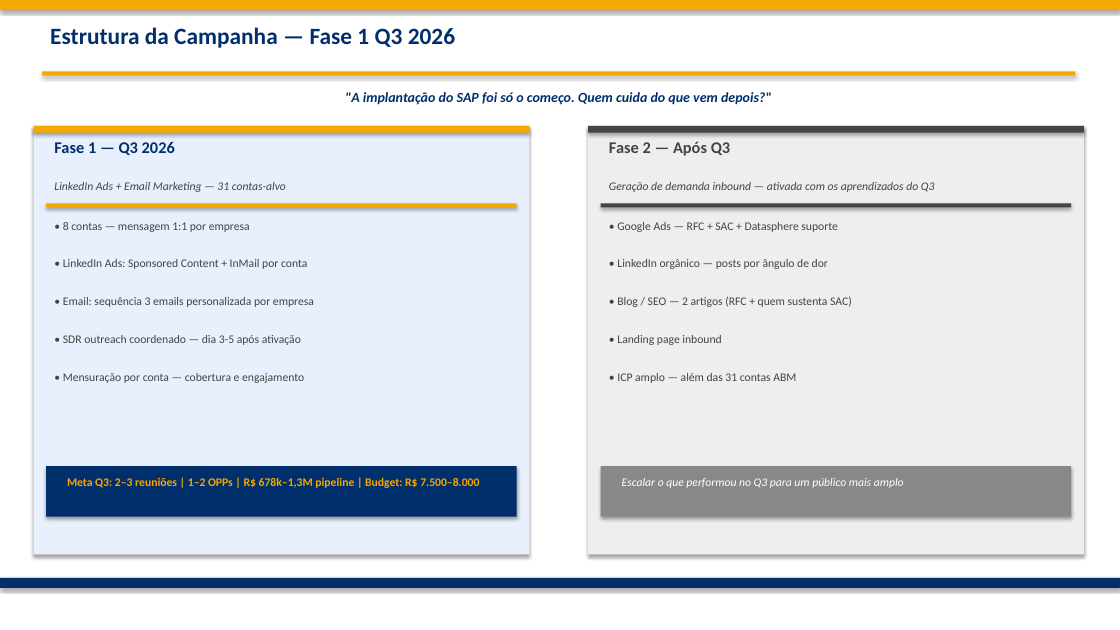
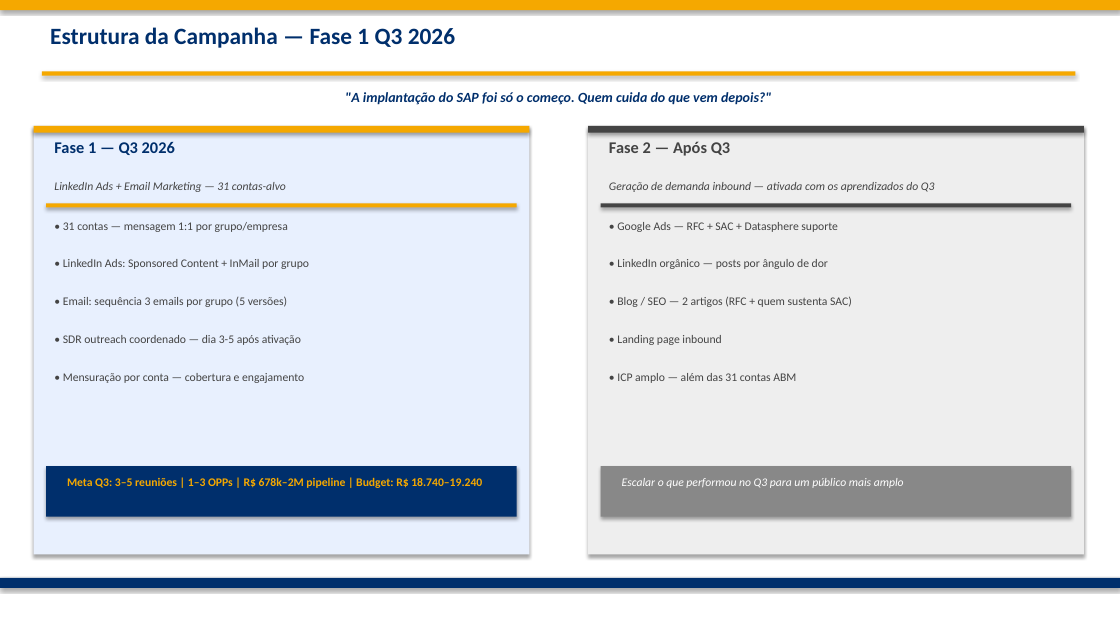
Before and after one commit to frsant96-gif/marketing-agents, a slide deck: slide 2 of marketing/campanhas/fabrica-de-analytics-q3-2026/Fabrica_Analytics_ABM_Q3_2026.pptx. Drawn at 1120x630 pixels with LibreOffice and Linux fonts; fonts in the diff are those of the drawing. Boxes give left, top, right and bottom in pixels: in the first picture for what was removed or moved away, otherwise in the second. Text is boxed around its words. In the diff, an @@ line names an element or a change of style, - is before the commit and + after.

```diff
--- a/marketing/campanhas/fabrica-de-analytics-q3-2026/Fabrica_Analytics_ABM_Q3_2026.pptx
+++ b/marketing/campanhas/fabrica-de-analytics-q3-2026/Fabrica_Analytics_ABM_Q3_2026.pptx
@@ text at [63, 222, 288, 232]: text changed @@
-• 8 contas — mensagem 1:1 por empresa
+• 31 contas — mensagem 1:1 por grupo/empresa
@@ text at [63, 259, 309, 269]: text changed @@
-• LinkedIn Ads: Sponsored Content + InMail por conta
+• LinkedIn Ads: Sponsored Content + InMail por grupo
@@ text at [63, 296, 287, 307]: text changed @@
-• Email: sequência 3 emails personalizada por empresa
+• Email: sequência 3 emails por grupo (5 versões)
@@ text at [67, 477, 482, 488]: text changed @@
-Meta Q3: 2–3 reuniões | 1–2 OPPs | R$ 678k–1,3M pipeline | Budget: R$ 7.500–8.000
+Meta Q3: 3–5 reuniões | 1–3 OPPs | R$ 678k–2M pipeline | Budget: R$ 18.740–19.240
```
Also in this commit, not shown: 4 other slides changed, 3 other files.
